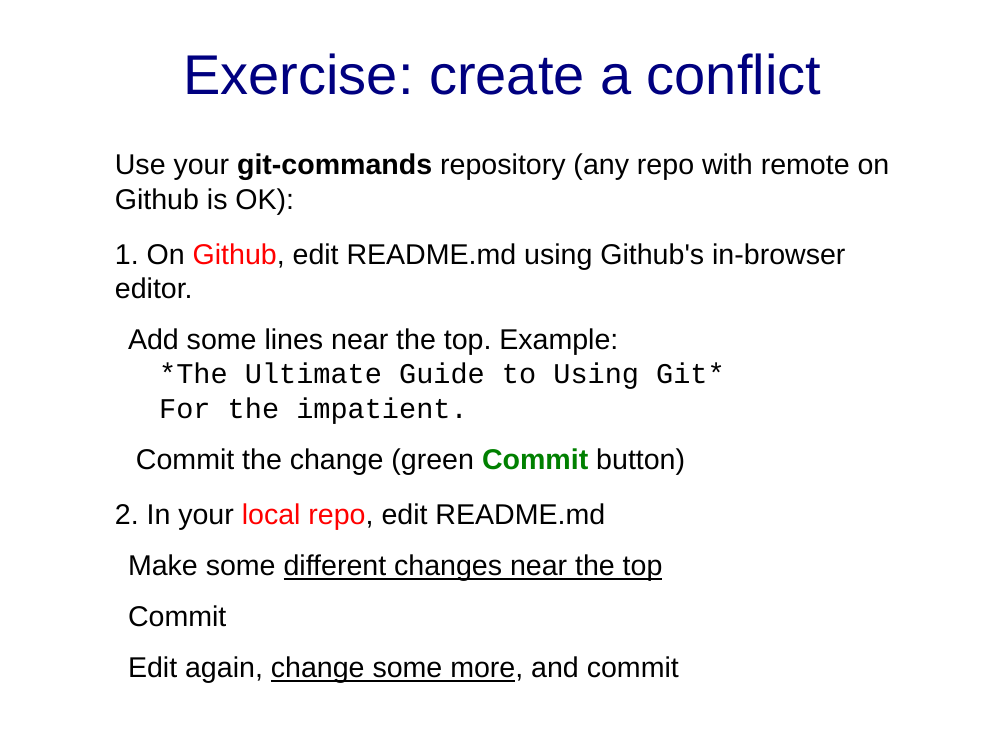
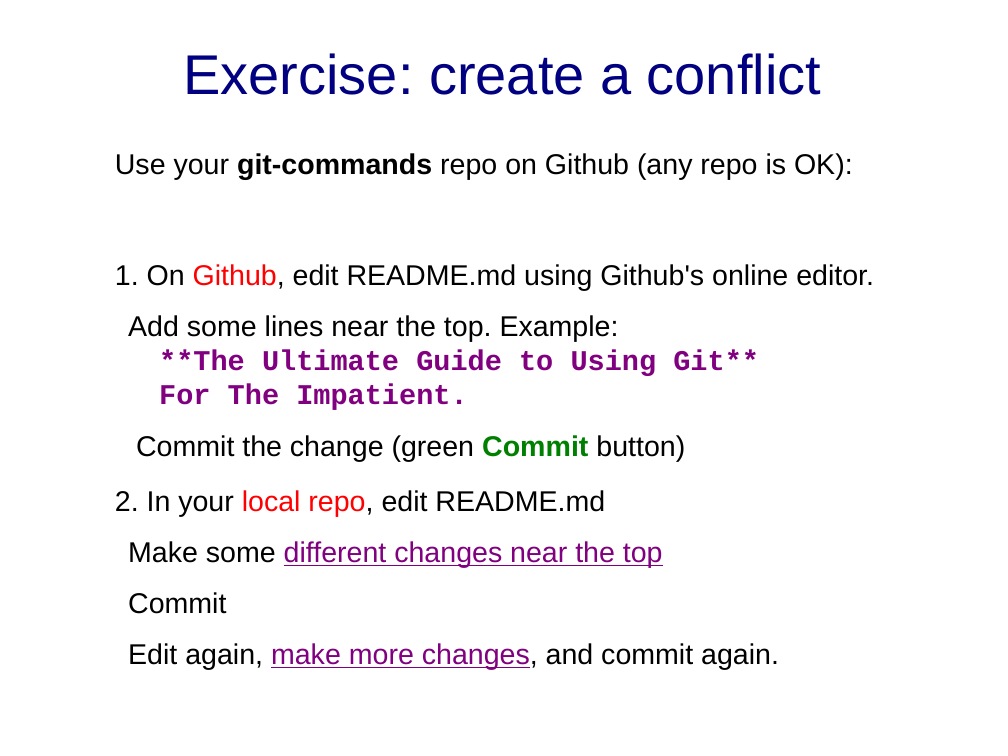
Before and after one commit to cpske/ISP, a slide deck: slide 5 of git/Merge-and-Conflict-Practice.ppt. Drawn at 1008x756 pixels with LibreOffice and Linux fonts; fonts in the diff are those of the drawing. Boxes give left, top, right and bottom in pixels: in the first picture for what was removed or moved away, otherwise in the second. Text is boxed around its words. In the diff, an @@ line names an element or a change of style, - is before the commit and + after.

```diff
--- a/git/Merge-and-Conflict-Practice.ppt
+++ b/git/Merge-and-Conflict-Practice.ppt
@@ text at box(115, 153, 874, 410): text changed @@
-Use your git-commands repository (any repo with remote on Github is OK):
-1. On Github, edit README.md using Github's in-browser editor.
-  Add some lines near the top. Example:
-  *The Ultimate Guide to Using Git*
-  For the impatient.
+Use your git-commands repo on Github (any repo is OK):
+1. On Github, edit README.md using Github's online editor.
+  Add some lines near the top. Example:
+  **The Ultimate Guide to Using Git**
+  For The Impatient.
@@ text at box(128, 541, 663, 568): text colour #000000 to #800080 in "different changes near the top" @@
@@ text at box(128, 643, 779, 670): text changed @@
-  Edit again, change some more, and commit
+  Edit again, make more changes, and commit again.
```
Also in this commit, not shown: 13 other slides changed, 1 slide added, 8 other files.
